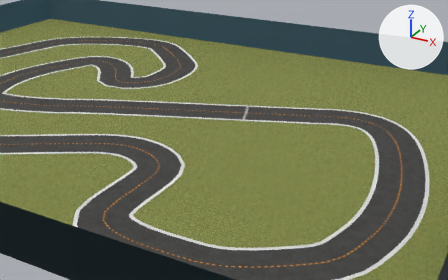
The COLLADA model bundle/meshes/2022_june_pro_cw/2022_june_pro_cw.dae as it was, and as the next commit left it.
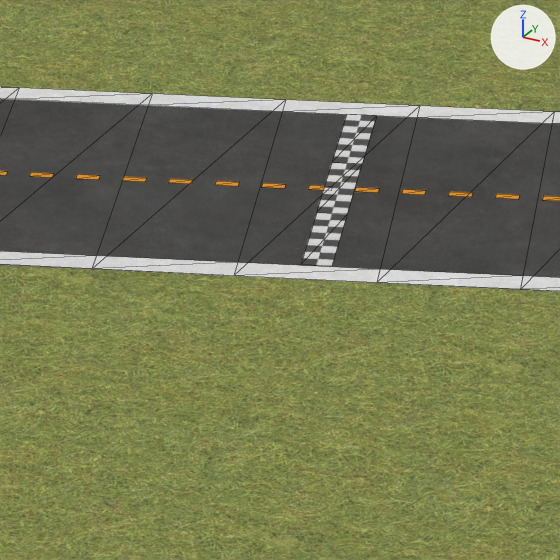
Old and new are each drawn from a camera (50 mm lens) standing at (9.62, -12.25, 5.69) and looking at (2.68, 0.38, -0.62) and again close up on the part from 48% to 59% of the width and 35% to 52% of the height. The axes (+X, +Y, +Z) are drawn at upper right. The lights are the same throughout. The close-ups show mesh edges as thin lines.

Objects in the first close-up: 'StartLine', 'cl', 'field', 'il', 'ol', 'road'.
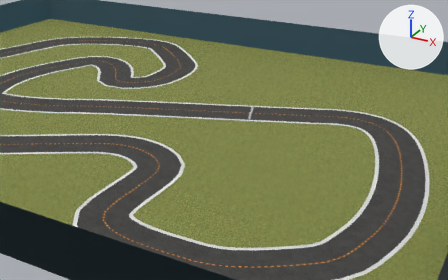
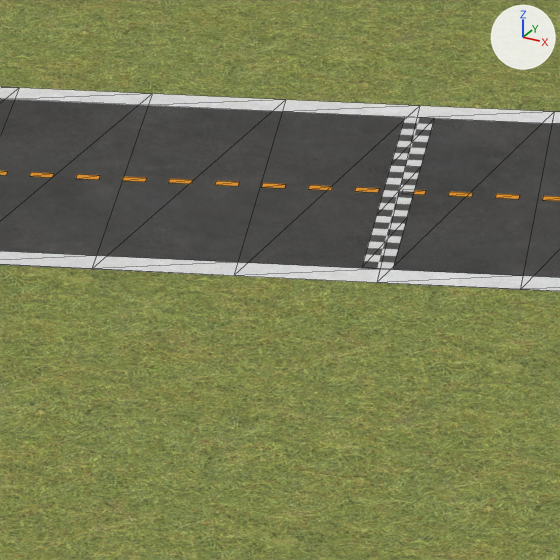
Location of each change, (x1, y1, x2, y2) in pixels of the close-ups (560 x 560 px):
'StartLine', moved
    before: (301, 114, 376, 266)
    after: (362, 117, 434, 269)

What the commit changed:
Object 'StartLine' (ob_startline) moves from (3.026, 0.895, 0.003) to (3.146, 0.943, 0.003).
